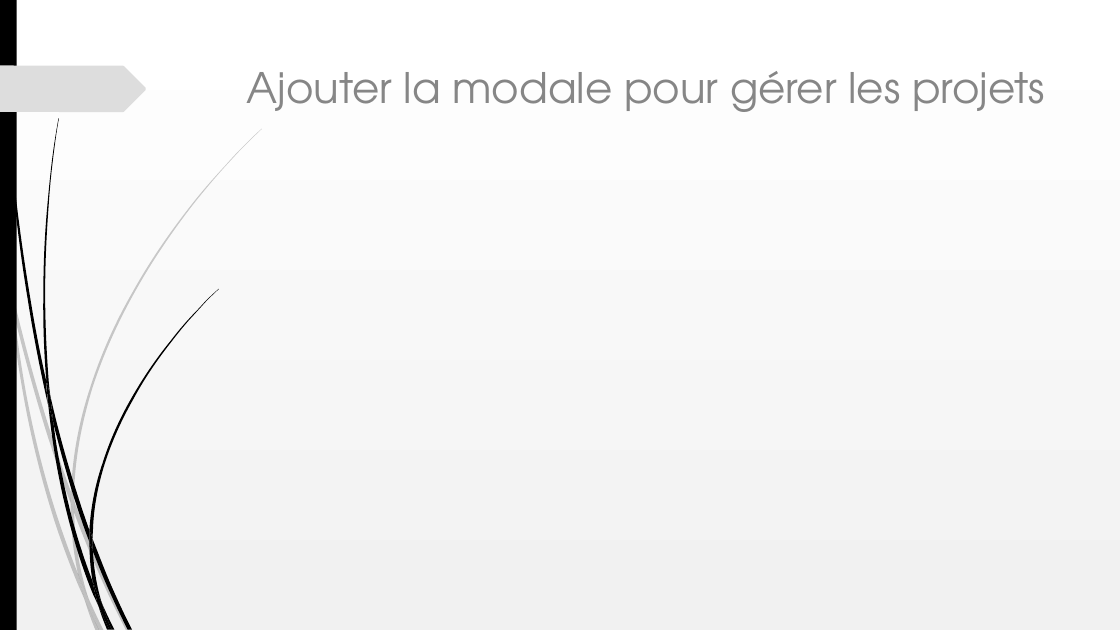
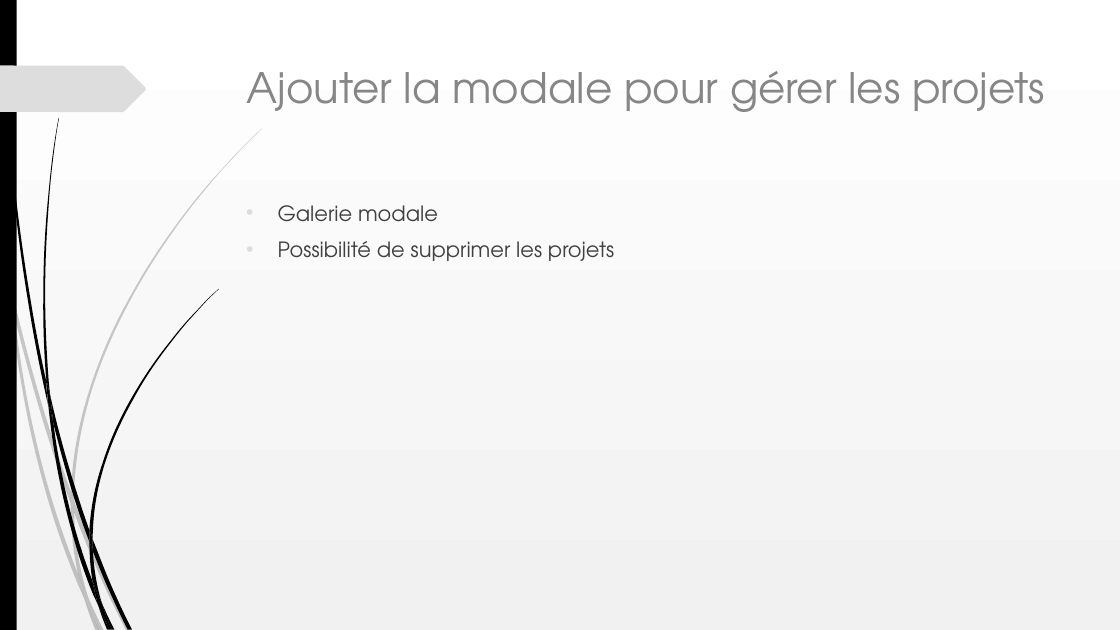
Before and after one commit to Oleome/Portfolio-architecte-sophie-bluel, a slide deck: slide 6 of Projet 3.ppt. Drawn at 1120x630 pixels with LibreOffice and Linux fonts; fonts in the diff are those of the drawing. Boxes give left, top, right and bottom in pixels: in the first picture for what was removed or moved away, otherwise in the second. Text is boxed around its words. In the diff, an @@ line names an element or a change of style, - is before the commit and + after.

```diff
--- a/Projet 3.ppt
+++ b/Projet 3.ppt
@@ text added at (278, 205, 614, 261), 18 pt, text #404040 @@
+• Galerie modale
+• Possibilité de supprimer les projets
```
Also in this commit, not shown: 3 other slides changed.
